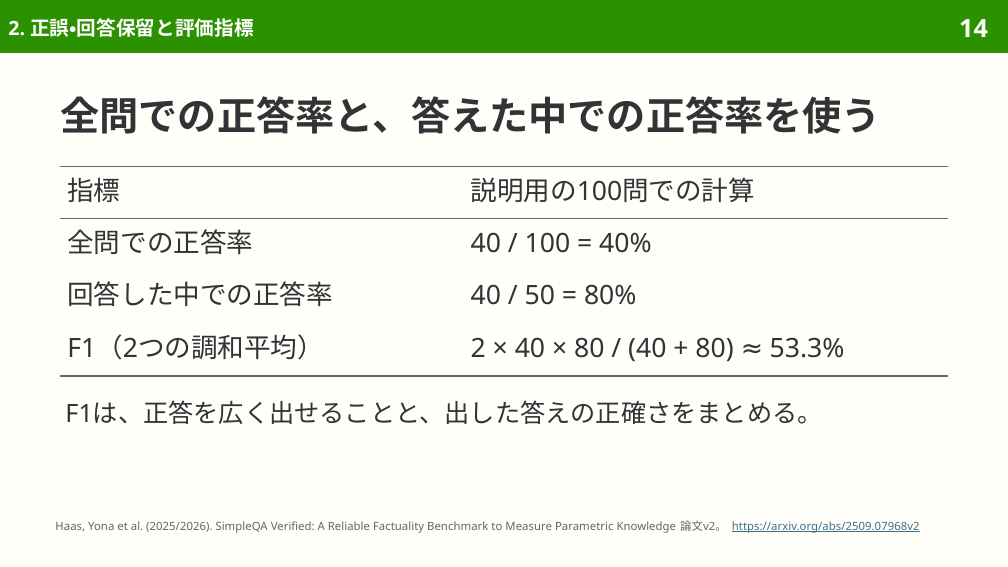
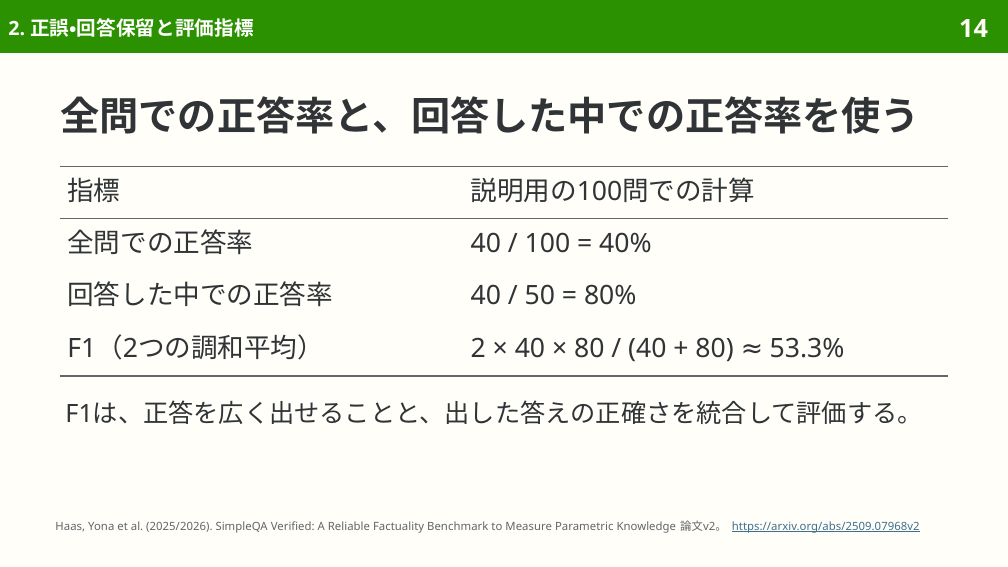
Before and after one commit to sasakiy84/datasets-in-10-minutes, a slide deck: slide 14 of slides/datasets-in-10-minutes-simpleqa-verified.pptx. Drawn at 1008x567 pixels with LibreOffice and Linux fonts; fonts in the diff are those of the drawing. Boxes give left, top, right and bottom in pixels: in the first picture for what was removed or moved away, otherwise in the second. Text is boxed around its words. In the diff, an @@ line names an element or a change of style, - is before the commit and + after.

```diff
--- a/slides/datasets-in-10-minutes-simpleqa-verified.pptx
+++ b/slides/datasets-in-10-minutes-simpleqa-verified.pptx
@@ title at [60, 96, 920, 134]: text changed @@
-全問での正答率と、答えた中での正答率を使う
+全問での正答率と、回答した中での正答率を使う
@@ text at [65, 400, 922, 424]: text changed @@
-F1は、正答を広く出せることと、出した答えの正確さをまとめる。
+F1は、正答を広く出せることと、出した答えの正確さを統合して評価する。
```
Also in this commit, not shown: 13 other slides changed, 7 other files.
